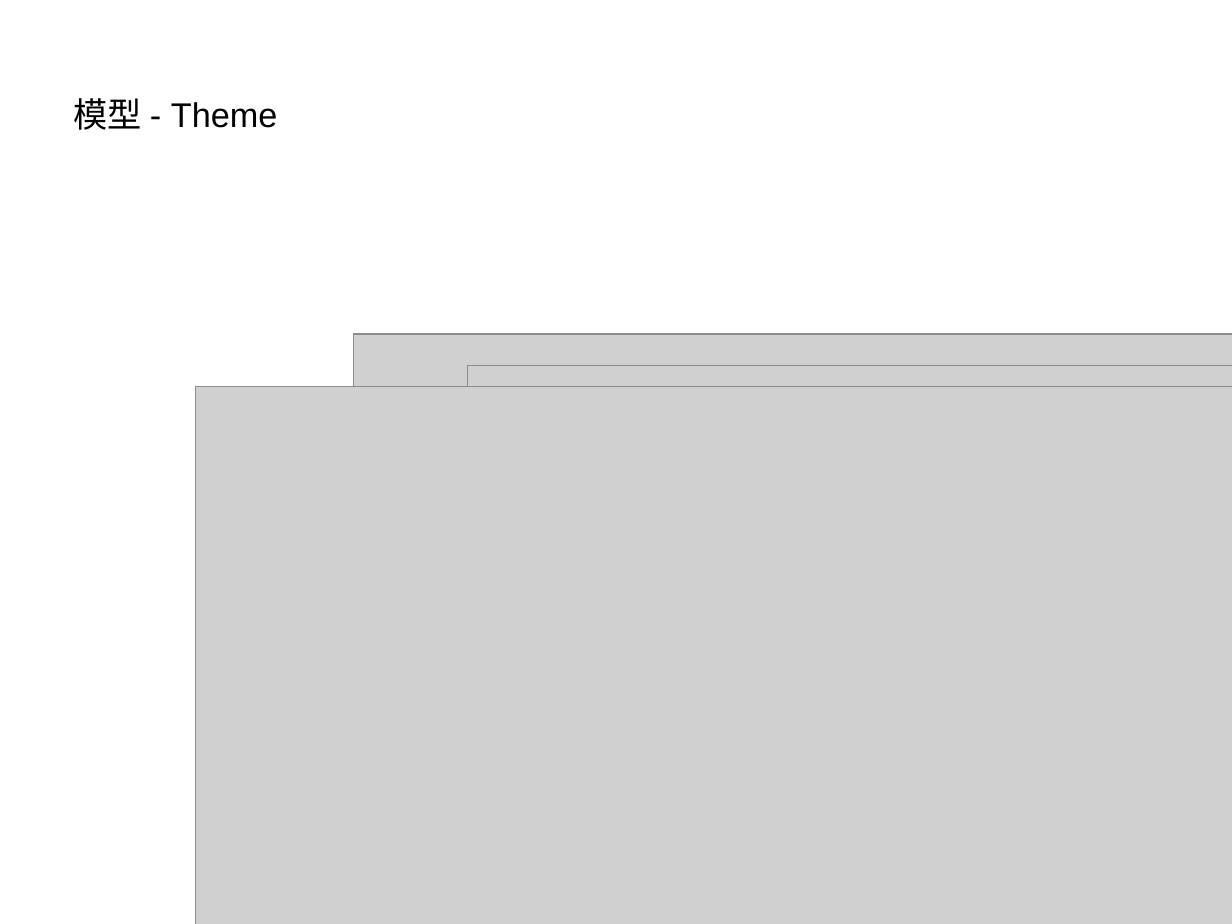
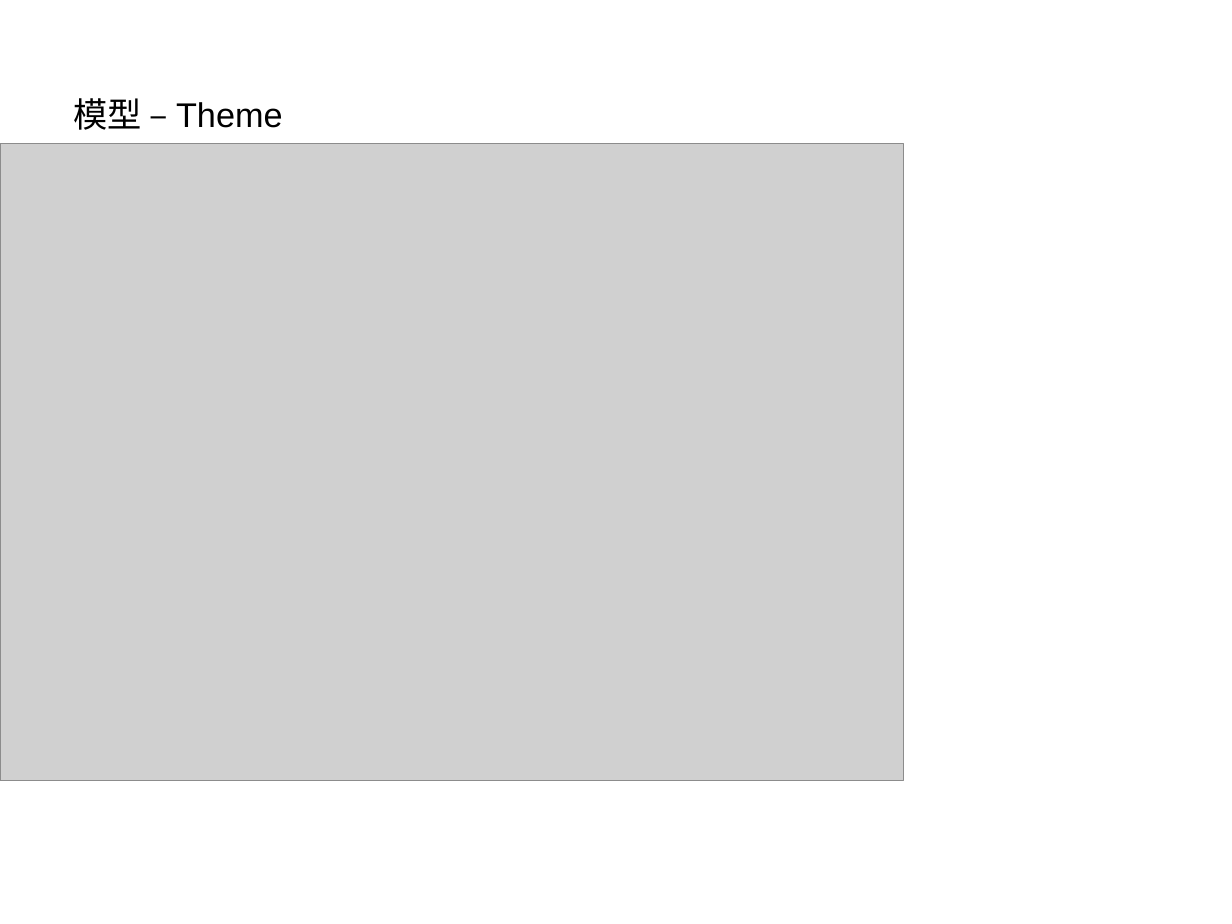
Before and after one commit to myedlt/myflash, a slide deck: slide 7 of docu/CWArch/课件模型设计[嘉实].ppt. Drawn at 1232x924 pixels with LibreOffice and Linux fonts; fonts in the diff are those of the drawing; grey boxes stand for pictures. Boxes give left, top, right and bottom in pixels: in the first picture for what was removed or moved away, otherwise in the second. Text is boxed around its words. In the diff, an @@ line names an element or a change of style, - is before the commit and + after.

```diff
--- a/docu/CWArch/课件模型设计[嘉实].ppt
+++ b/docu/CWArch/课件模型设计[嘉实].ppt
@@ title at bbox=[74, 98, 283, 130]: text changed @@
-模型 - Theme
+模型 – Theme
@@ picture: place and size @@
-picture at bbox=[211, 445, 1232, 924]
+picture at bbox=[0, 144, 903, 781]
@@ picture removed at bbox=[354, 334, 1232, 924] @@
@@ picture removed at bbox=[196, 387, 1232, 924] @@
@@ picture removed at bbox=[373, 387, 1232, 924] @@
@@ picture removed at bbox=[467, 366, 1232, 924] @@
```
Also in this commit, not shown: 2 other slides changed, 4 slides added, 21 other files.
